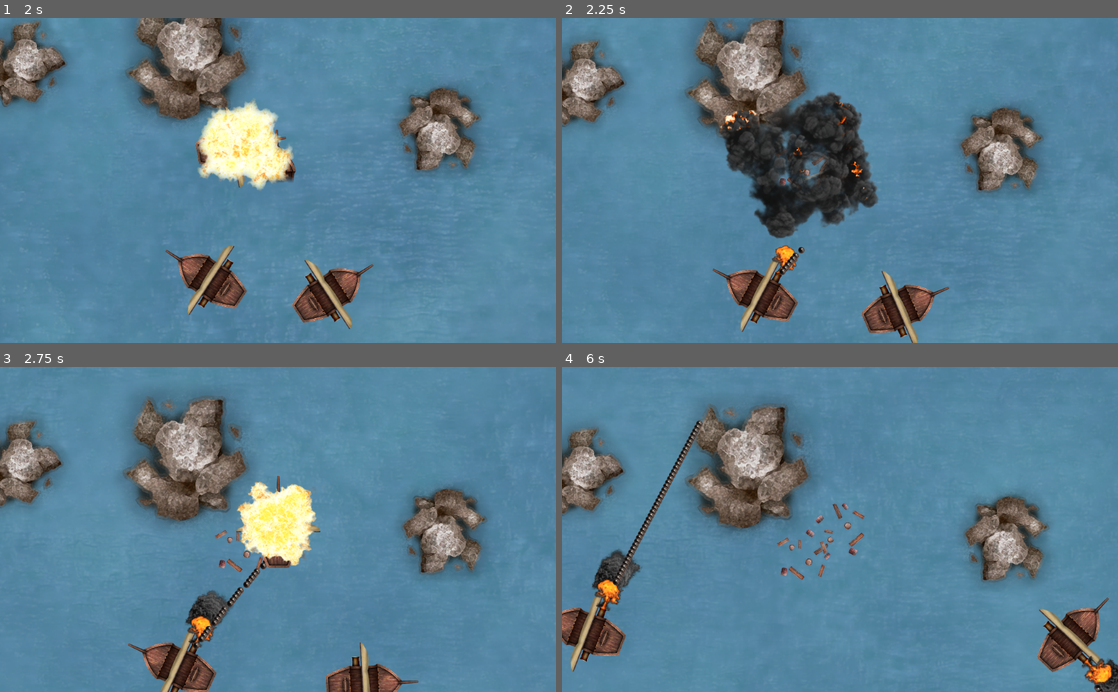
Above: before the commit, frames 1-4 (two rows, left to right).
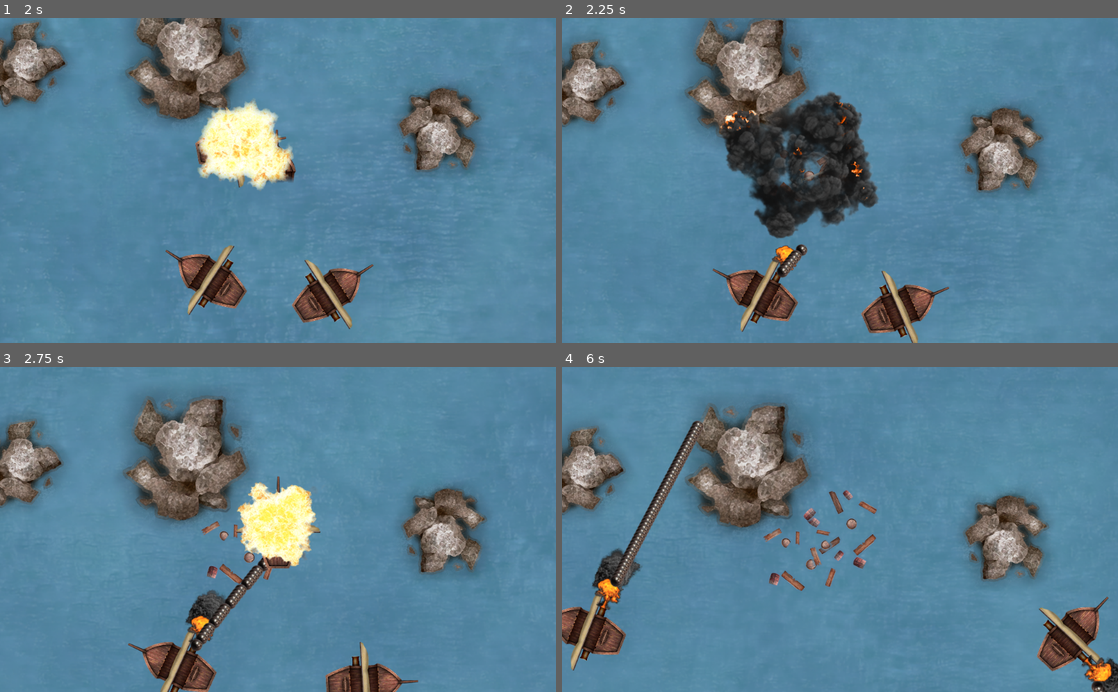
Above: after the commit, the same moments.

Repository: HedgeLizards/grappling
Game: Godot game, scene res://scenes/Menu.tscn
Two runs of this game, one before a commit and one after it. Both use one fixed random seed, a clock stepped at 60 frames per second and the inputs below. Sound files missing from this copy of the repository are replaced by a short silence.
Inputs (mouse positions are in pixels of both pictures, inside the frame that each line leads up to):
- Up to frame 1 (2 s): click "Yarrr!" at 0.5 s; move the mouse to (400, 164) at 1.27 s; tap H (hunt) at 1.35 s; click (400, 164) at 1.42 s
- Up to frame 2 (2.25 s): move the mouse to (728, 196) at 2.02 s; tap I (idle) at 2.1 s; click (728, 196) at 2.17 s
- Up to frame 3 (2.75 s): no input
- Up to frame 4 (6 s): move the mouse to (895, 458) at 2.77 s; tap H (hunt) at 2.85, 4.35, 5.85 s; click (895, 458) at 2.92 s; move the mouse to (812, 594) at 3.52 s; tap I (idle) at 3.6, 5.1 s; click (812, 594) at 3.67 s; move the mouse to (1006, 578) at 4.27 s; click (1006, 578) at 4.42 s; move the mouse to (673, 480) at 5.02 s; click (673, 480) at 5.17 s; move the mouse to (867, 529) at 5.77 s; click (867, 529) at 5.92 s

Frame 1 is identical in both runs. In frame 2, 0.3% of the frame differs, in the area x 38-48%, y 40-80%; in frame 3, 2.4%; in frame 4, 5.8%, in the area x 0-100%, y 11-100%.

Commit message:
Resized bullet and wreck

Diff:
--- a/scenes/Bullet.tscn
+++ b/scenes/Bullet.tscn
@@ -21,9 +21,13 @@
 script = ExtResource( 2 )
 
 [node name="Sprite" type="Sprite" parent="."]
+position = Vector2( 9.53674e-07, -9.53674e-07 )
+scale = Vector2( 1.77273, 1.77273 )
 texture = ExtResource( 1 )
 
 [node name="CollisionPolygon2D" type="CollisionPolygon2D" parent="."]
+position = Vector2( 4.76837e-07, -2.38419e-07 )
+scale = Vector2( 1.76599, 1.75959 )
 polygon = PoolVector2Array( -10.5, -3, -5, -10.5, 4, -10.5, 11, -4, 10.5, 5, 4.5, 10.5, -5.5, 10, -10.5, 3 )
 
 [node name="CannonImpact1" type="AudioStreamPlayer" parent="."]
--- a/scenes/Wreck.tscn
+++ b/scenes/Wreck.tscn
@@ -50,6 +50,7 @@
 
 [node name="Rubble" type="Sprite" parent="."]
 visible = false
+scale = Vector2( 1.5, 1.5 )
 z_index = -900
 texture = ExtResource( 15 )
 
